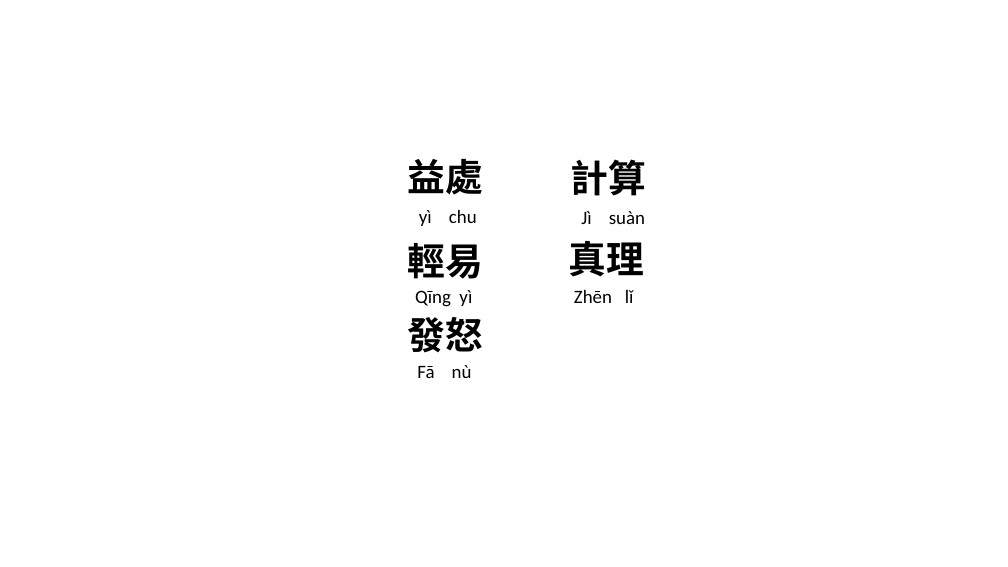
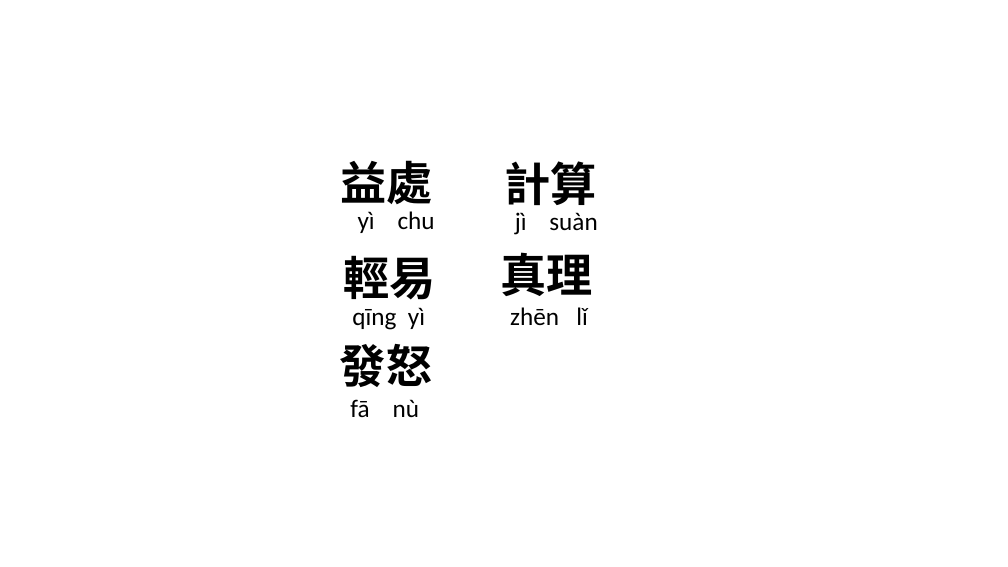
Before and after one commit to batisuoc/free-school-class, a slide deck: slide 4 of chinese/愛是.pptx (slide 3 before the commit). Drawn at 1008x567 pixels with LibreOffice and Linux fonts; fonts in the diff are those of the drawing; background and template pictures are left out. Boxes give left, top, right and bottom in pixels: in the first picture for what was removed or moved away, otherwise in the second. Text is boxed around its words. In the diff, an @@ line names an element or a change of style, - is before the commit and + after.

Commit message:
Change ppts

```diff
--- a/chinese/愛是.pptx
+++ b/chinese/愛是.pptx
@@ text "益處": place and size @@
-text "益處" at (408, 159, 484, 195)
+text "益處" at (340, 160, 432, 212)
@@ text "計算": place and size @@
-text "計算" at (571, 159, 647, 196)
+text "計算" at (505, 161, 597, 213)
@@ text "yì chu": place and size @@
-text "yì chu" at (419, 210, 477, 226)
+text "yì chu" at (358, 211, 435, 233)
@@ text "yì chu" at (358, 211, 435, 233): size 18 to 24 pt @@
@@ text at (515, 212, 597, 235): text changed; size 18 to 24 pt @@
-Jì suàn
+jì suàn
@@ text "輕易": place and size @@
-text "輕易" at (408, 243, 484, 279)
+text "輕易" at (344, 255, 436, 300)
@@ text "真理": place and size @@
-text "真理" at (569, 241, 645, 277)
+text "真理" at (501, 252, 593, 296)
@@ text at (352, 307, 425, 330): text changed; size 18 to 24 pt @@
-Qīng yì
+qīng yì
@@ text at (510, 307, 588, 325): text changed; size 18 to 24 pt @@
-Zhēn lǐ
+zhēn lǐ
@@ size 36 to 44 pt in 5 elements at (505, 161, 597, 213), (340, 160, 432, 212), (344, 255, 436, 300), (501, 252, 593, 296), (340, 344, 432, 387) @@
@@ text "發怒": place and size @@
-text "發怒" at (408, 317, 484, 353)
+text "發怒" at (340, 344, 432, 387)
@@ text at (350, 399, 419, 417): text changed; size 18 to 24 pt @@
-Fā nù
+fā nù
```
Also in this commit, not shown: 5 other slides changed, 3 slides added, 3 other files.
